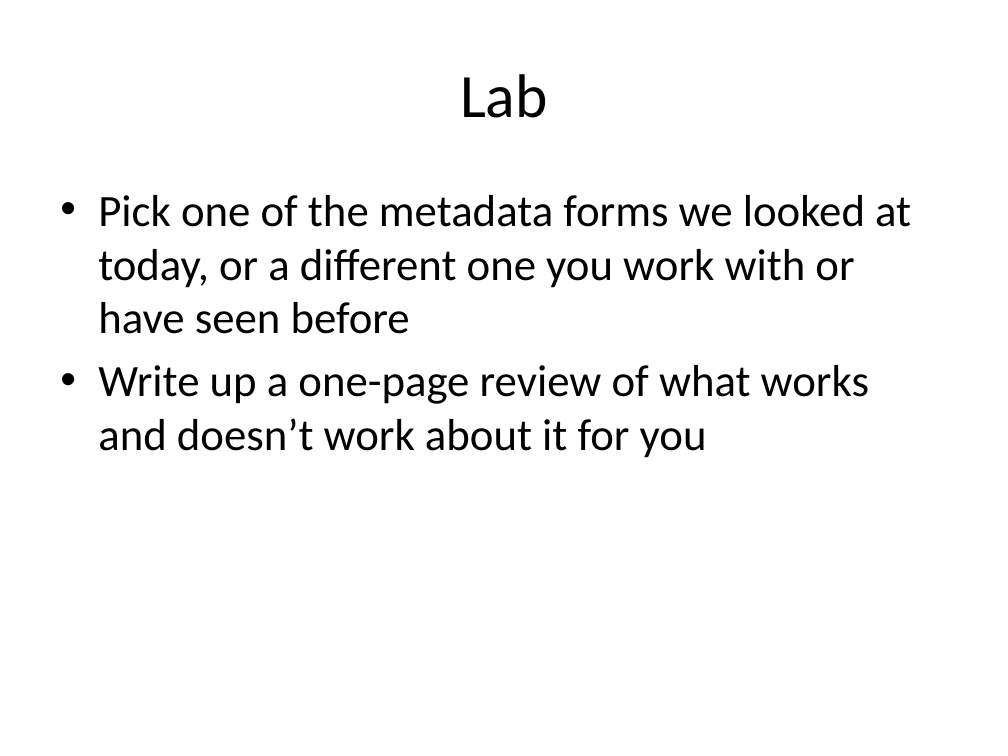
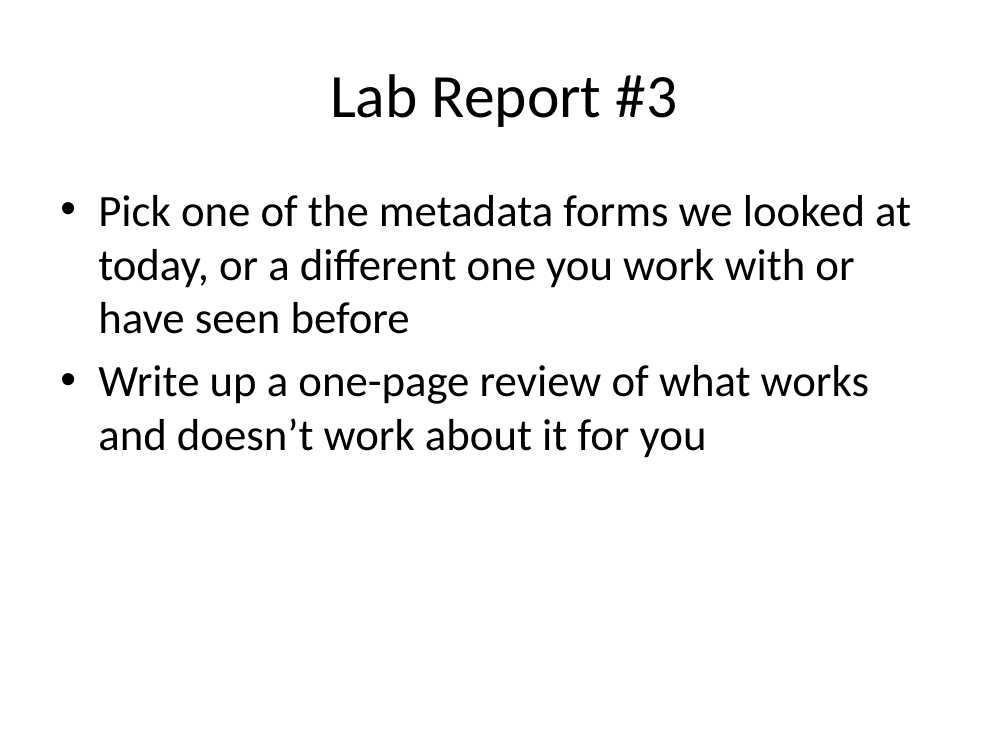
Before and after one commit to jackflaps/lis4404, a slide deck: slide 32 of lis 4404 week 3.pptx. Drawn at 1008x756 pixels with LibreOffice and Linux fonts; fonts in the diff are those of the drawing. Boxes give left, top, right and bottom in pixels: in the first picture for what was removed or moved away, otherwise in the second. Text is boxed around its words. In the diff, an @@ line names an element or a change of style, - is before the commit and + after.

```diff
--- a/lis 4404 week 3.pptx
+++ b/lis 4404 week 3.pptx
@@ title at (330,74,677,127): text changed @@
-Lab
+Lab Report #3
```
Also in this commit, not shown: 1 slide added.
